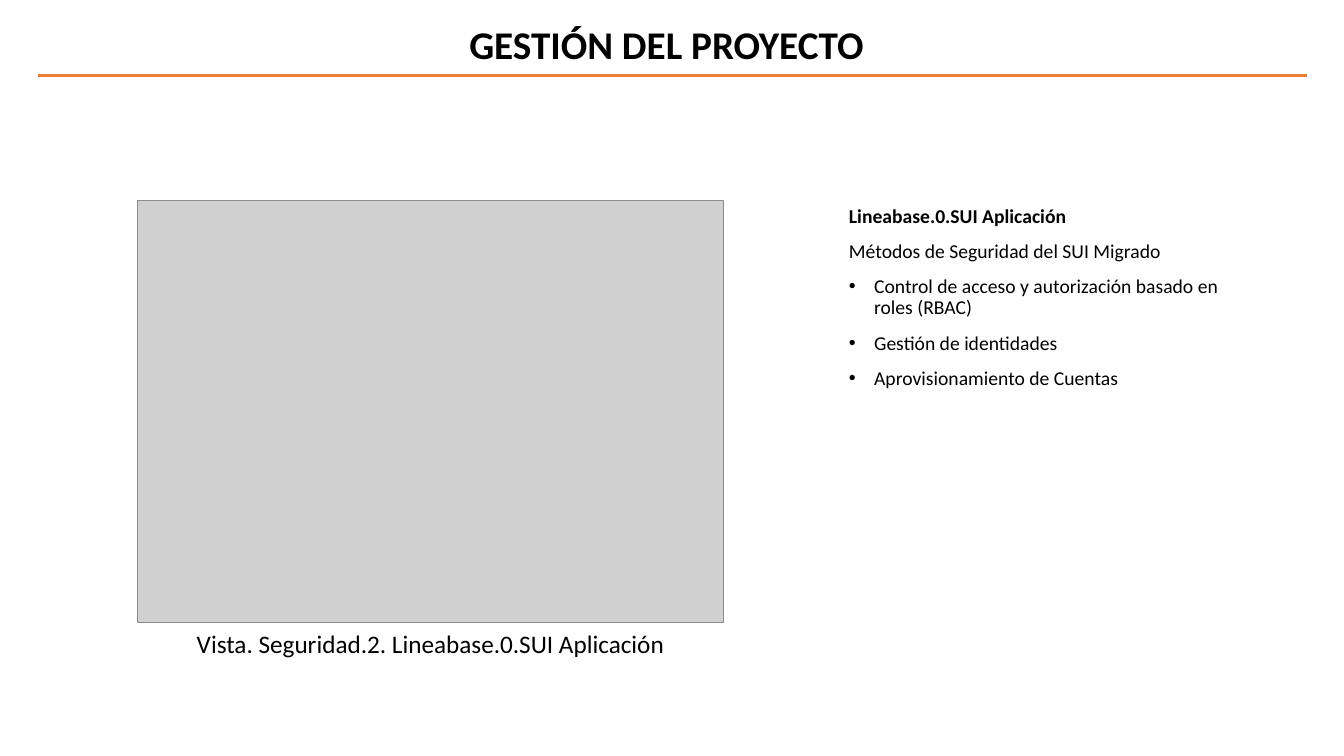
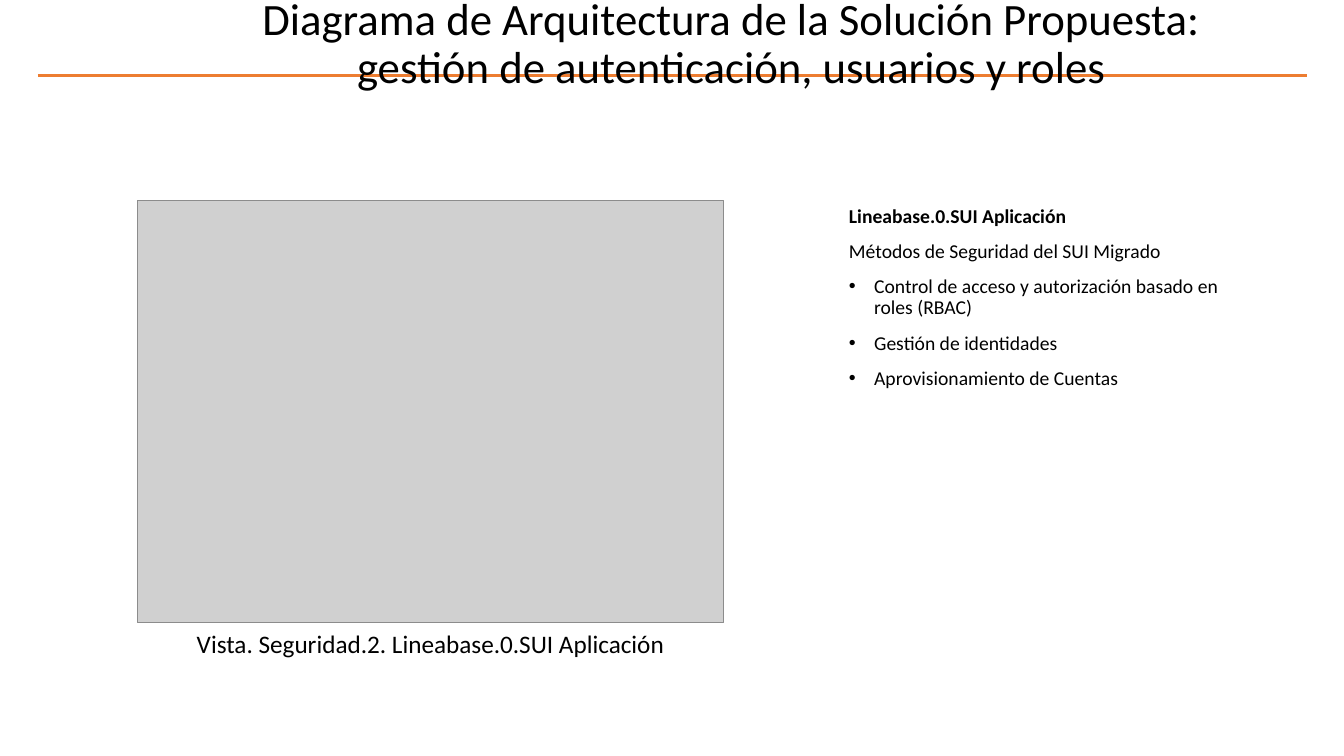
Before and after one commit to hwong23/pgn-078, a slide deck: slide 7 of content/pptxoutpt.pptx. Drawn at 1344x756 pixels with LibreOffice and Linux fonts; fonts in the diff are those of the drawing; grey boxes stand for pictures; background and template pictures are left out. Boxes give left, top, right and bottom in pixels: in the first picture for what was removed or moved away, otherwise in the second. Text is boxed around its words. In the diff, an @@ line names an element or a change of style, - is before the commit and + after.

Commit message:
pptx2

```diff
--- a/content/pptxoutpt.pptx
+++ b/content/pptxoutpt.pptx
@@ title added at bbox=[262, 4, 1199, 91], 32 pt, text #000000 @@
+Diagrama de Arquitectura de la Solución Propuesta: gestión de autenticación, usuarios y roles
@@ text removed at bbox=[469, 26, 863, 60] @@
-GESTIÓN DEL PROYECTO
```
Also in this commit, not shown: 11 other slides changed, 2 other files.
